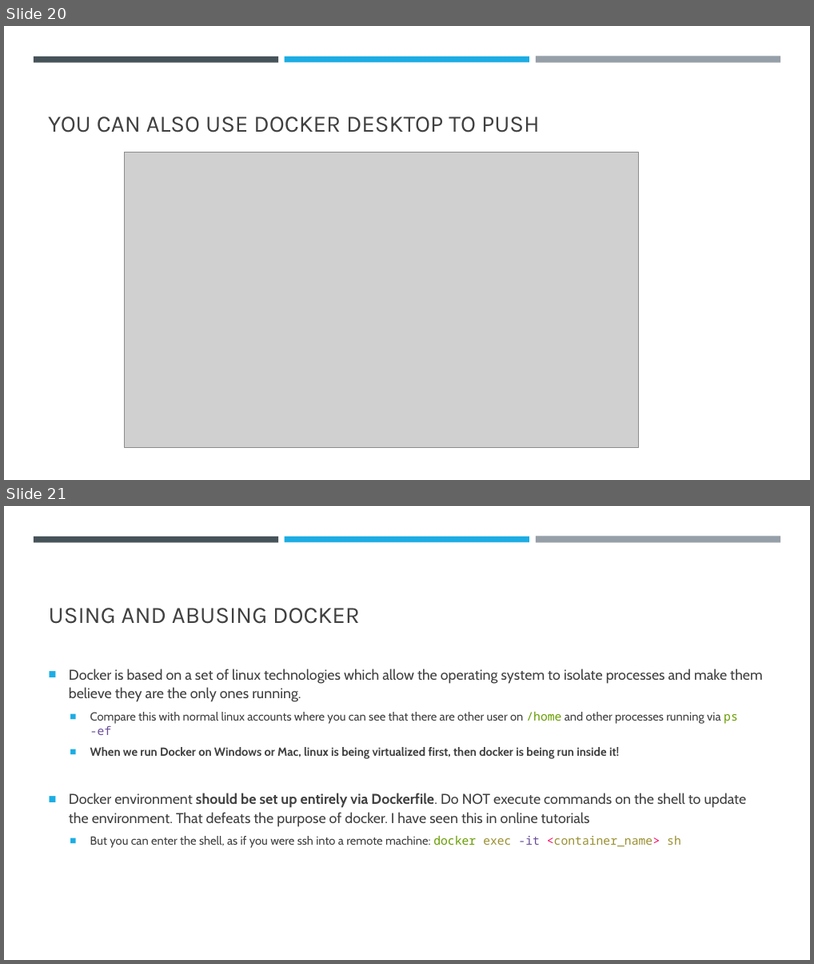
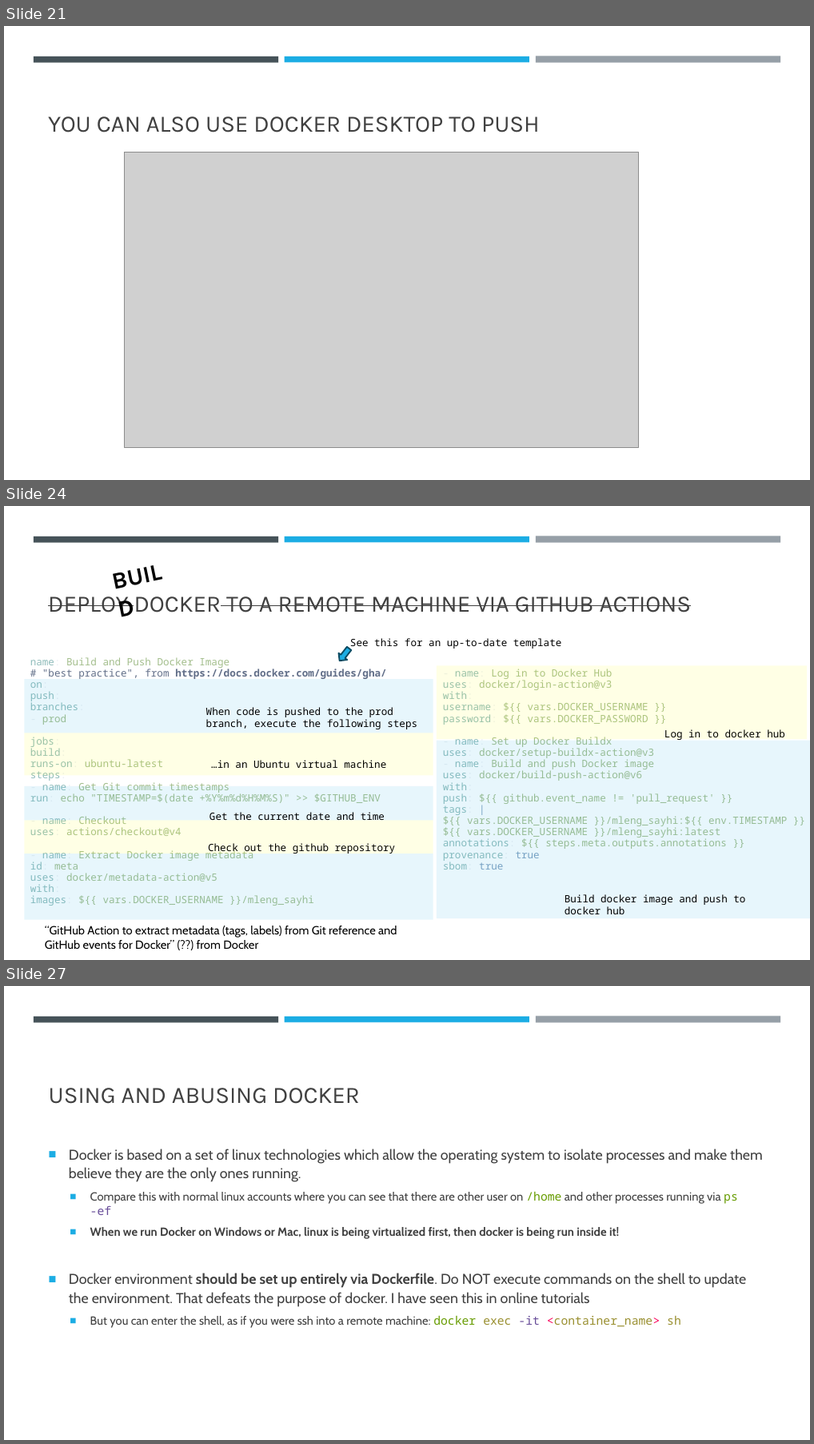
Before and after one commit to falconair/ProgrammingForAnalytics, a slide deck: lectures/120_dockerize_python_app/Docker – an introduction.pptx. Shown one above the other, each under a label of ours: slides 20 and 21 before the commit, slides 21, 24 and 27 after it; the slides between them are not shown. The pictures are 814x964 and 814x1444 pixels, drawn with LibreOffice and Linux fonts; fonts in the diff are those of the drawing; grey boxes stand for pictures. Boxes give left, top, right and bottom in pixels: in the first picture for what was removed or moved away, otherwise in the second. Text is boxed around its words. In the diff, an @@ line names an element or a change of style, - is before the commit and + after.

Commit message:
Adds GithubActions to the deck

```diff
--- a/lectures/120_dockerize_python_app/Docker – an introduction.pptx
+++ b/lectures/120_dockerize_python_app/Docker – an introduction.pptx
@@ slide 24 added at (x1=4, y1=506, x2=810, y2=960), background #FFFFFF; not listed: 3 template elements that a slide beside it also shows @@
@@ title added at (x1=48, y1=596, x2=692, y2=617), 28 pt, text #404040, strikethrough @@
+DEPLOY DOCKER TO A REMOTE MACHINE VIA GITHUB ACTIONS
@@ right arrow added at (x1=335, y1=644, x2=354, y2=664), fill #1CADE4, outline #0C4C64 1.75 pt @@
@@ text added at (x1=350, y1=638, x2=562, y2=649), 12 pt, text #000000 @@
+See this for an up-to-date template
@@ text added at (x1=30, y1=657, x2=787, y2=905), 12 pt, text #A3BE8C @@
+name: Build and Push Docker Image
+# "best practice", from https://docs.docker.com/guides/gha/
+on:
+push:
+branches:
+- prod
+jobs:
+build:
+runs-on: ubuntu-latest
+steps:
+- name: Get Git commit timestamps
+run: echo "TIMESTAMP=$(date +%Y%m%d%H%M%S)" >> $GITHUB_ENV
+- name: Checkout
+uses: actions/checkout@v4
+- name: Extract Docker image metadata
+id: meta
+uses: docker/metadata-action@v5
+with:
+images: ${{ vars.DOCKER_USERNAME }}/mleng_sayhi
+- name: Log in to Docker Hub
+uses: docker/login-action@v3
+with:
+username: ${{ vars.DOCKER_USERNAME }}
+password: ${{ vars.DOCKER_PASSWORD }}
+- name: Set up Docker Buildx
+uses: docker/setup-buildx-action@v3
+- name: Build and push Docker image
+uses: docker/build-push-action@v6
+with:
+push: ${{ github.event_name != 'pull_request' }}
+tags: |
+${{ vars.DOCKER_USERNAME }}/mleng_sayhi:${{ env.TIMESTAMP }}
+${{ vars.DOCKER_USERNAME }}/mleng_sayhi:latest
+annotations: ${{ steps.meta.outputs.annotations }}
+provenance: true
+sbom: true
@@ text added at (x1=66, y1=657, x2=97, y2=665), 28 pt, text #000000, bold @@
+BUILD
@@ rectangle added at (x1=437, y1=666, x2=808, y2=739), fill #FFFF00 at 10% opacity @@
@@ rectangle added at (x1=25, y1=679, x2=434, y2=733), fill #1CADE4 at 10% opacity @@
@@ text added at (x1=206, y1=707, x2=418, y2=729), 12 pt, text #000000 @@
+When code is pushed to the prod branch, execute the following steps
@@ rectangle added at (x1=25, y1=733, x2=434, y2=776), fill #FFFF00 at 10% opacity @@
@@ rectangle added at (x1=437, y1=740, x2=810, y2=918), fill #1CADE4 at 10% opacity @@
@@ text added at (x1=665, y1=729, x2=786, y2=740), 12 pt, text #000000 @@
+Log in to docker hub
@@ text added at (x1=211, y1=760, x2=386, y2=768), 12 pt, text #000000 @@
+…in an Ubuntu virtual machine
@@ rectangle added at (x1=25, y1=786, x2=434, y2=820), fill #1CADE4 at 10% opacity @@
@@ text added at (x1=210, y1=812, x2=385, y2=820), 12 pt, text #000000 @@
+Get the current date and time
@@ rectangle added at (x1=25, y1=820, x2=434, y2=853), fill #FFFF00 at 10% opacity @@
@@ rectangle added at (x1=25, y1=853, x2=434, y2=919), fill #1CADE4 at 10% opacity @@
@@ text added at (x1=208, y1=843, x2=396, y2=854), 12 pt, text #000000 @@
+Check out the github repository
@@ text added at (x1=565, y1=894, x2=746, y2=914), 12 pt, text #000000 @@
+Build docker image and push to docker hub
@@ text added at (x1=45, y1=925, x2=397, y2=949), 14 pt, text #000000 @@
+“GitHub Action to extract metadata (tags, labels) from Git reference and GitHub events for Docker” (??) from Docker
@@ what was slide 20 is now slide 21 @@
@@ what was slide 21 is now slide 27 @@
```
Also in this commit, not shown: 5 other slides added.
